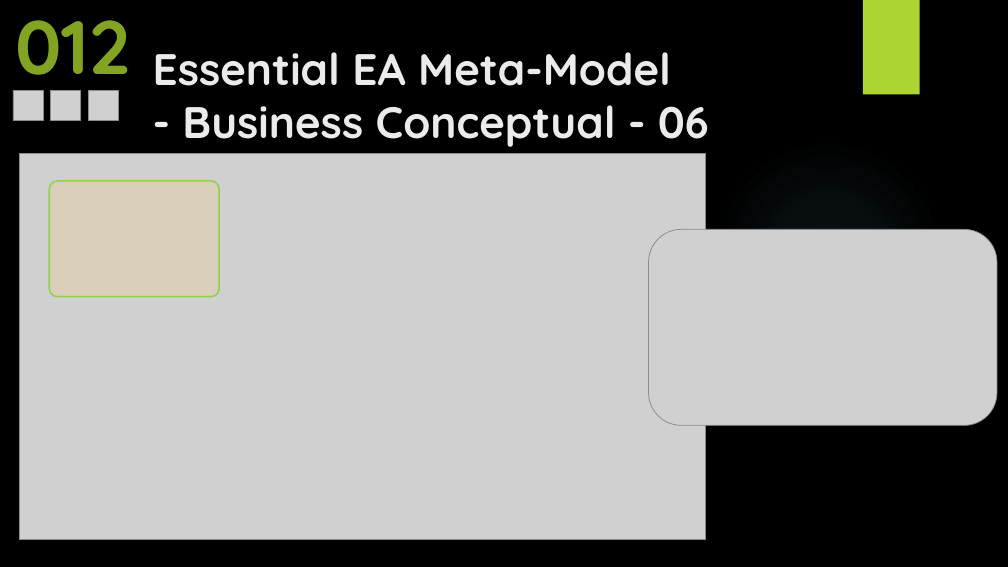
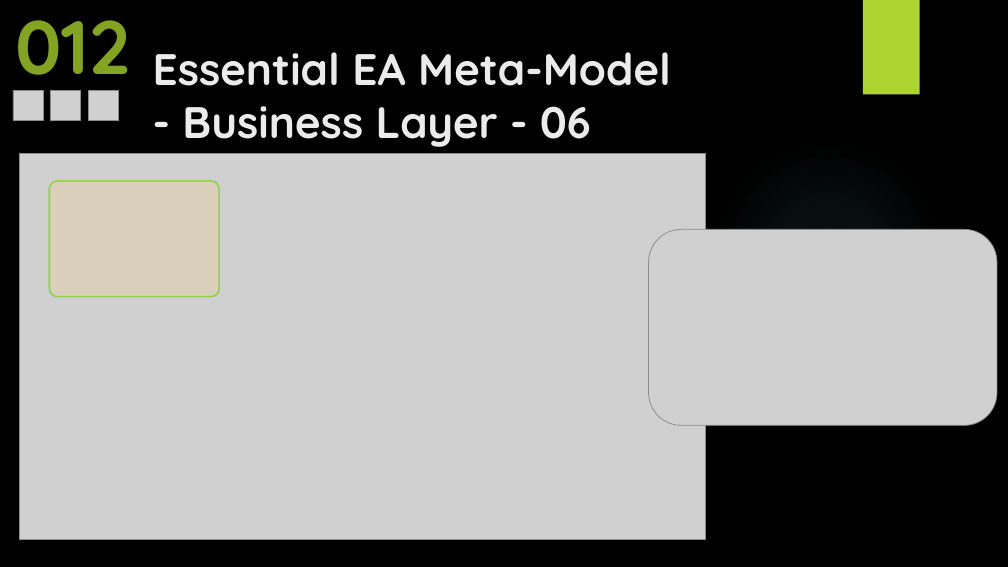
Before and after one commit to yasenstar/EA_MetaModel, a slide deck: slide 13 of Master_EAS_Meta-Model.pptx. Drawn at 1008x567 pixels with LibreOffice and Linux fonts; fonts in the diff are those of the drawing; grey boxes stand for pictures; background and template pictures are left out. Boxes give left, top, right and bottom in pixels: in the first picture for what was removed or moved away, otherwise in the second. Text is boxed around its words. In the diff, an @@ line names an element or a change of style, - is before the commit and + after.

```diff
--- a/Master_EAS_Meta-Model.pptx
+++ b/Master_EAS_Meta-Model.pptx
@@ title at bbox=[153, 52, 671, 147]: text changed @@
-Essential EA Meta-Model
-- Business Conceptual - 06
+Essential EA Meta-Model
+- Business Layer - 06
```
Also in this commit, not shown: 11 other slides changed, 1 slide added, 11 other files.
